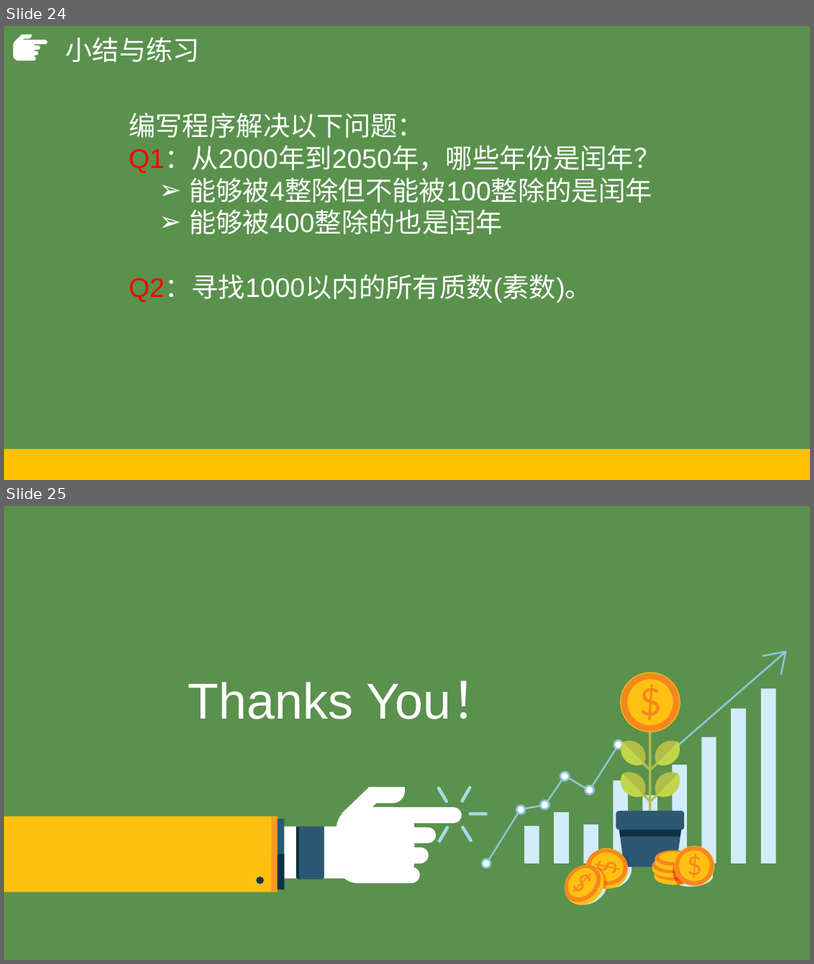
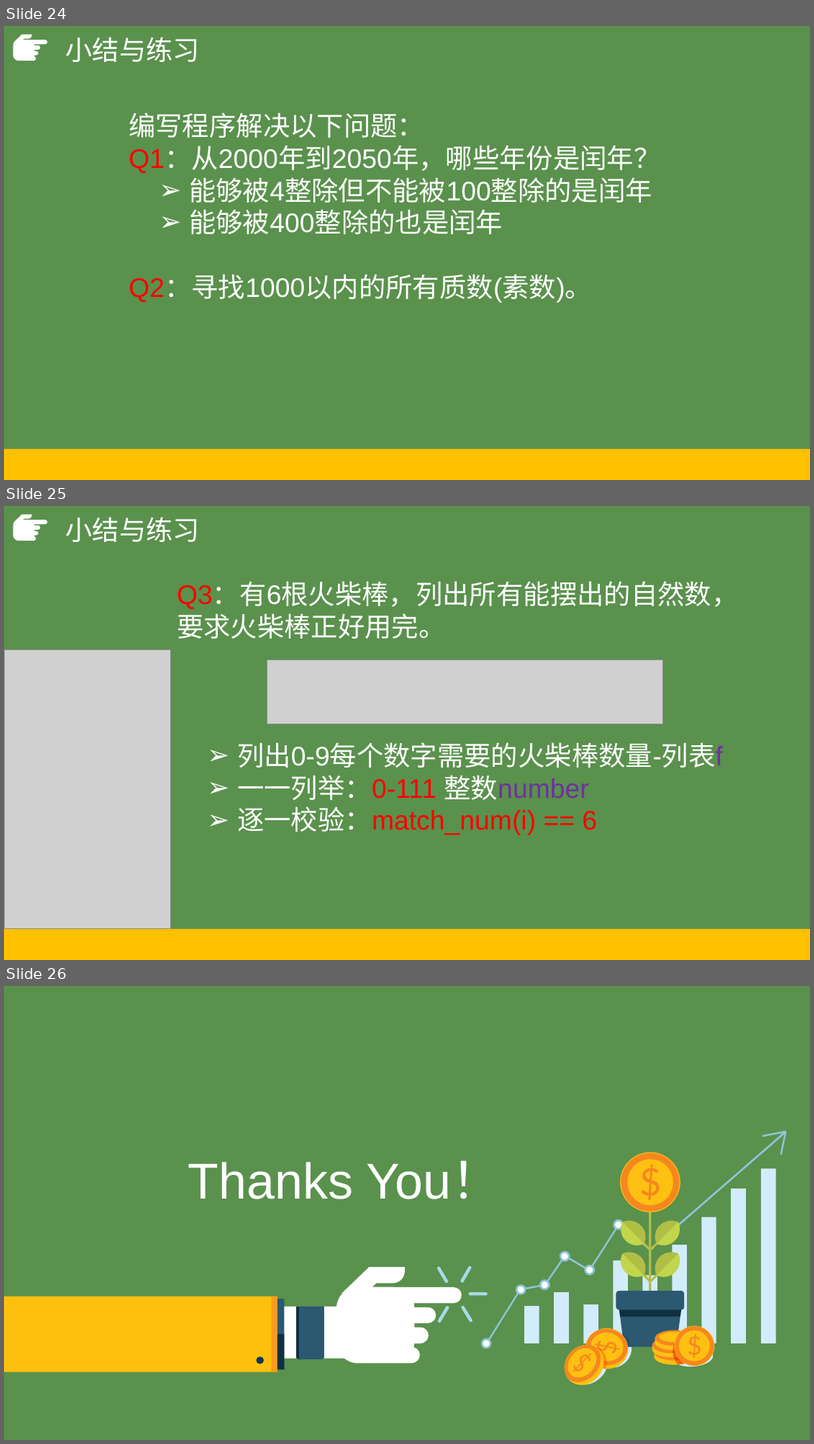
Before and after one commit to hongm32/2020design, a slide deck: 【第09课】枚举算法/【第09课】枚举算法.pptx. Shown one above the other, each under a label of ours: slides 24 and 25 before the commit, slides 24, 25 and 26 after it. The pictures are 814x964 and 814x1444 pixels, drawn with LibreOffice and Linux fonts; fonts in the diff are those of the drawing; grey boxes stand for pictures. Boxes give left, top, right and bottom in pixels: in the first picture for what was removed or moved away, otherwise in the second. Text is boxed around its words. In the diff, an @@ line names an element or a change of style, - is before the commit and + after.

```diff
--- a/【第09课】枚举算法/【第09课】枚举算法.pptx
+++ b/【第09课】枚举算法/【第09课】枚举算法.pptx
@@ slide 25 added at <box>4,506,810,960</box>, background #5A914D; not listed: 2 template elements that a slide beside it also shows @@
@@ title added at <box>65,517,200,542</box>, 32 pt, text #FFFFFF @@
+小结与练习
@@ text added at <box>177,583,738,835</box>, 32 pt, text #FFFFFF @@
+Q3：有6根火柴棒，列出所有能摆出的自然数，要求火柴棒正好用完。
+  ➢ 列出0-9每个数字需要的火柴棒数量-列表f
+  ➢ 一一列举：0-111 整数number
+  ➢ 逐一校验：match_num(i) == 6
@@ picture added at <box>4,649,171,928</box> @@
@@ picture added at <box>268,659,664,723</box> @@
@@ what was slide 25 is now slide 26 @@
```
Also in this commit, not shown: 8 other files.
